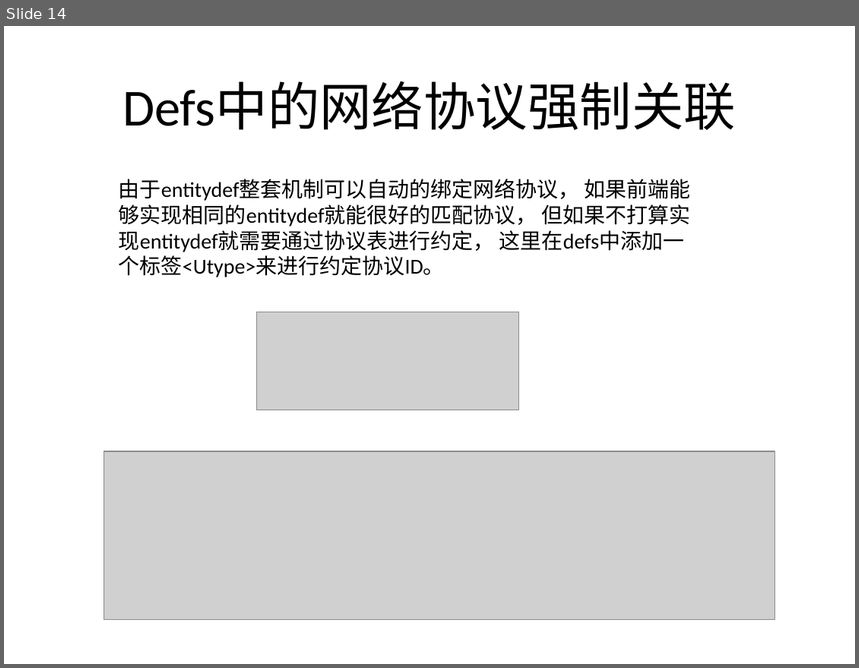
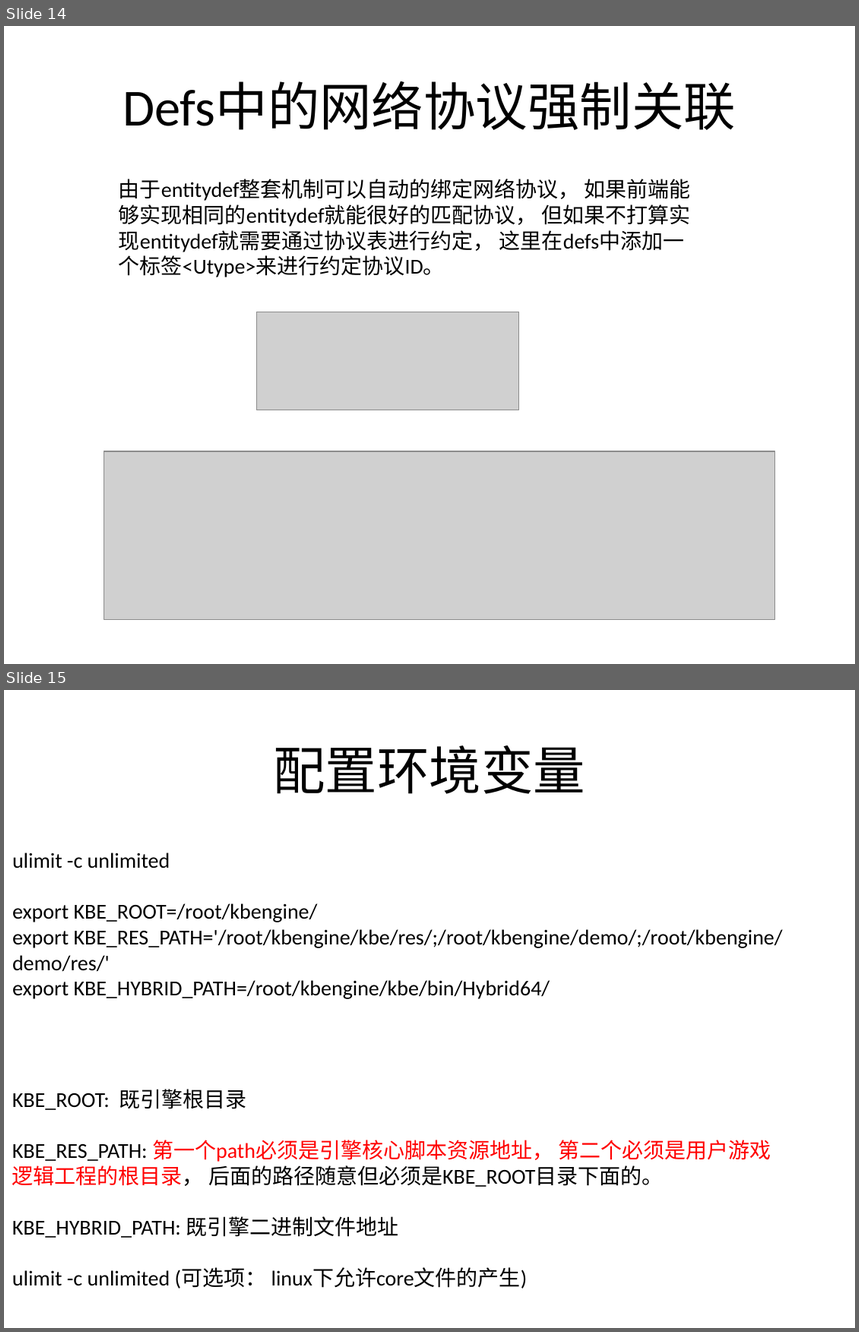
Before and after one commit to kbengine/kbengine, a slide deck: kbe/doc/server_overview.pptx. Shown one above the other, each under a label of ours: slide 14 before the commit, slides 14 and 15 after it. The pictures are 859x668 and 859x1332 pixels, drawn with LibreOffice and Linux fonts; fonts in the diff are those of the drawing; grey boxes stand for pictures. Boxes give left, top, right and bottom in pixels: in the first picture for what was removed or moved away, otherwise in the second. Text is boxed around its words. In the diff, an @@ line names an element or a change of style, - is before the commit and + after.

```diff
--- a/kbe/doc/server_overview.pptx
+++ b/kbe/doc/server_overview.pptx
@@ slide 15 added at [4,690,855,1328], background #FFFFFF @@
@@ title added at [273,745,585,794], 44 pt, text #000000 @@
+配置环境变量
@@ text added at [12,853,783,999], 18 pt, text #000000 @@
+ulimit -c unlimited
+export KBE_ROOT=/root/kbengine/
+export KBE_RES_PATH='/root/kbengine/kbe/res/;/root/kbengine/demo/;/root/kbengine/demo/res/'
+export KBE_HYBRID_PATH=/root/kbengine/kbe/bin/Hybrid64/
@@ text added at [12,1089,771,1289], 18 pt, text #000000 @@
+KBE_ROOT: 既引擎根目录
+KBE_RES_PATH: 第一个path必须是引擎核心脚本资源地址， 第二个必须是用户游戏逻辑工程的根目录， 后面的路径随意但必须是KBE_ROOT目录下面的。
+KBE_HYBRID_PATH: 既引擎二进制文件地址
+ulimit -c unlimited (可选项： linux下允许core文件的产生)
```
